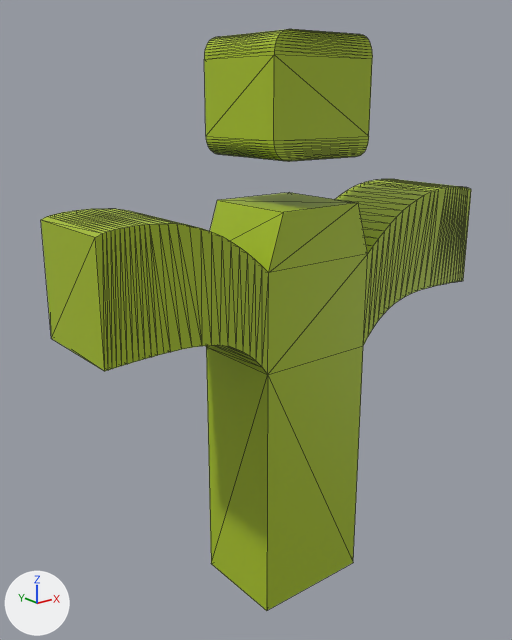
The glTF model public/model.gltf: old version first, new version second.
The view is the same before and after, from a 50 mm camera at (-0.455, -0.827, 0.508) aimed at (-0.02, -0.283, 0.291). Arrows for +X, +Y and +Z are at lower left; the lights stay in place. Mesh edges are drawn as thin lines. Where no turn or scale is listed for an object, it has been applied to the vertices. Vertices at the same position are counted once.

The first picture shows 'Text'.
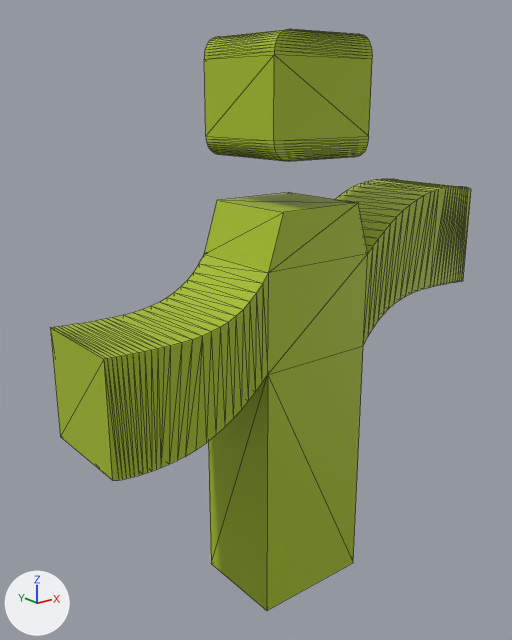
The newer file is also turned or shifted as a whole; pictures and numbers use the older file's frame.

What the commit changed:
me_text has 312 vertices, 616 faces and spans x -0.148..0.308, y -0.1..0.0, z 0.0..0.562.
me_text is used by ob_text; location (-0.078, -0.254, 0.0).
Part 1, on me_text:
96 vertices are removed from x -0.148..0.01, y -0.1..0.0, z 0.272..0.416.
194 faces are deleted.
48 vertices are added at x -0.148..0.01, y -0.1, z 0.207..0.351.
48 new vertices lie (0.0, 0.1, 0.0) away from vertices in x -0.148..0.01, y -0.1, z 0.207..0.351.
194 new faces join them.

Pixel boxes (x1, y1, x2, y2) of what changed, in the pictures (512 x 640 px; the box of a moved part takes in the faces that stretch with it):
'Text', reshaped
    before: (41, 29, 471, 611)
    after: (51, 29, 471, 611)
part 1 of me_text, moved or reshaped
    before: (41, 209, 269, 374)
    after: (51, 254, 269, 480)
